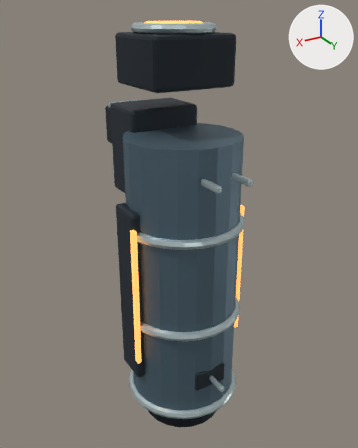
The Blender file tools/godot-weapons/blender-art/masters/weapon-1.blend as it was, and as the next commit left it.
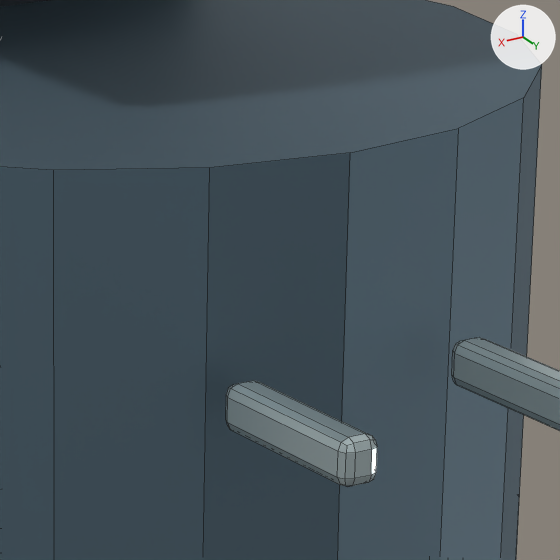
Each version appears first whole from a camera (50 mm lens) standing at (0.582, 0.952, 0.258) and looking at (-0.023, -0.057, -0.246), and next in a close-up on the part from 48% to 69% of the width and 28% to 45% of the height. Every picture has the same lights, and +X, +Y and +Z are marked at upper right. The last two pictures show the newer version. The close-ups show mesh edges as thin lines.

The older version as bpy lines, for what is in view:
```python
me_cylinder_012 = bpy.data.meshes.new('Cylinder.012')
me_cylinder_012.from_pydata(...)  # a 20-sided cylinder along z spanning x -0.137..0.137, y -0.137..0.137, z -0.35..0.35
me_cylinder_012.materials.append(mat_light)  # blue #617886
me_torus_008 = bpy.data.meshes.new('Torus.008')
me_torus_008.from_pydata(...)  # 1128 vertices, 1106 faces; spans x -0.15..0.15, y -0.269..0.202, z -0.012..0.925
me_torus_008.materials.append(mat_trim)  # light grey #c5d6d8
ob_body_light = bpy.data.objects.new('body-light', me_cylinder_012)
ob_body_light.parent = ob_body
ob_body_light.location = (0.0, 0.0, -0.35)
ob_body_trim = bpy.data.objects.new('body-trim', me_torus_008)
ob_body_trim.parent = ob_body
ob_body_trim.location = (0.0, 0.0, -0.69)
```
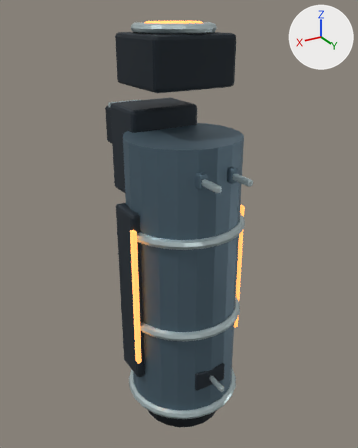
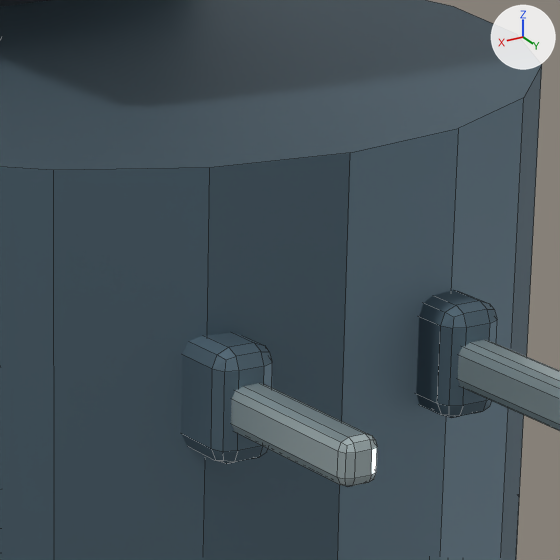
What differs and where, as boxes [x1, y1, x2, y2] in the close-ups (560 x 560 px):
part 1 of me_cylinder_012, added (blue)
    after: [416, 290, 497, 418]
part 2 of me_cylinder_012, added (blue)
    after: [181, 332, 272, 464]

Edits to the bpy script that builds the scene:
```text
Change me_cylinder_012:
    used by ob_body_light; parent = ob_body; location = (0.0, 0.0, -0.35)
    remove me_cylinder_012.from_pydata(...)  # 40 vertices, 22 faces; spans x -0.137..0.137, y -0.137..0.137, z -0.35..0.35
    add me_cylinder_012.from_pydata(...)  # 152 vertices, 130 faces; spans x -0.137..0.137, y -0.137..0.148, z -0.35..0.35
    me_cylinder_012 part 1: a new loose piece of 56 vertices spanning x -0.049..-0.03, y 0.051..0.148, z 0.268..0.302, in mat_light (blue #617886)
    me_cylinder_012 part 2: a new loose piece of 56 vertices spanning x 0.03..0.049, y 0.051..0.148, z 0.268..0.302, in mat_light (blue #617886)
```
